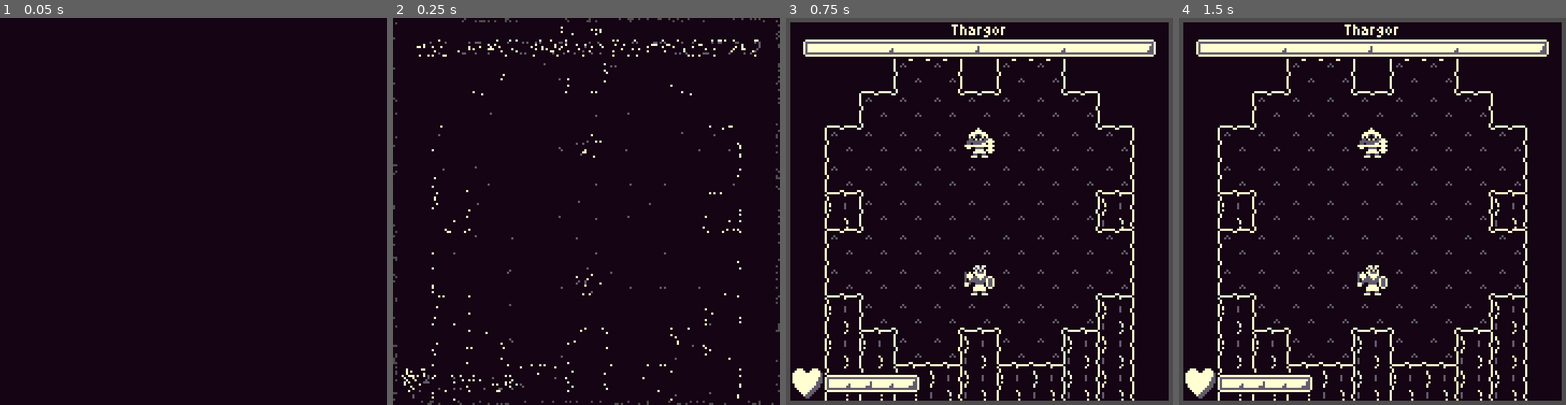
Above: before the commit, frames 1-4 (left to right).
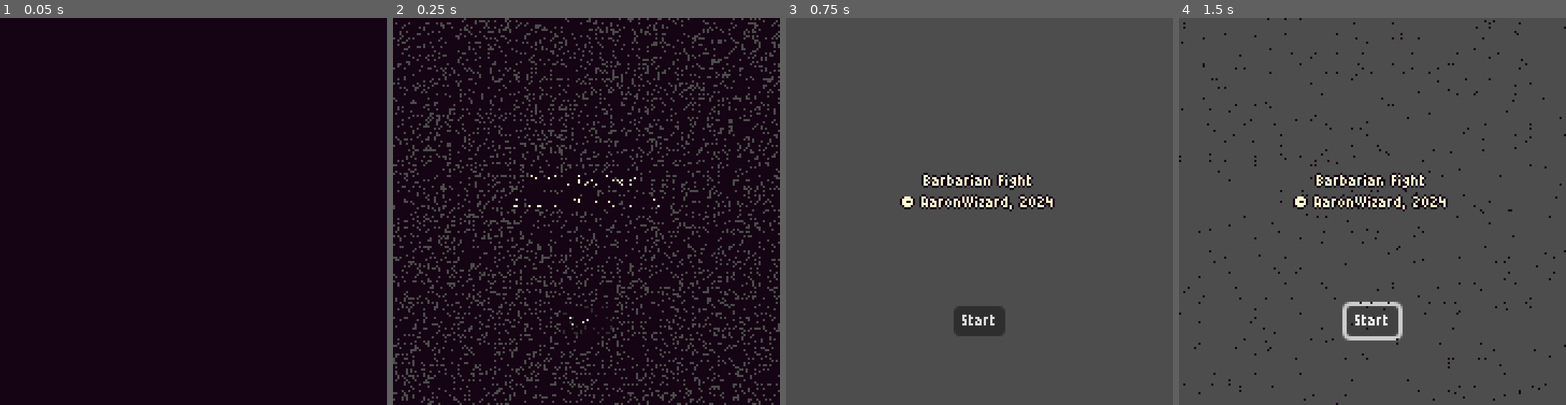
Above: after the commit, the same moments.

Repository: AaronWizard/BarbarianFight
Game: Godot game, scene res://src/main.tscn
Two runs of this game, one before a commit and one after it. Both use one fixed random seed, a clock stepped at 60 frames per second and the inputs below.
Inputs (mouse positions are in pixels of both pictures, inside the frame that each line leads up to):
- Up to frame 1 (0.05 s): no input
- Up to frame 2 (0.25 s): no input
- Up to frame 3 (0.75 s): click (979, 319) at 0.5 s, where only the run after the commit has a clickable "Start"
- Up to frame 4 (1.5 s): click (1372, 319) at 1.25 s, where only the run after the commit has a clickable "Start"

Frame 1 is identical in both runs. In frame 2, 13% of the frame differs, in the area x 1-99%, y 1-99%; in frame 3, 94%; in frame 4, 94%.

Commit message:
Main menu scene

Diff:
--- a/src/core/game/game.tscn
+++ b/src/core/scenes/game/game.tscn
@@ -1,12 +1,12 @@
 [gd_scene load_steps=10 format=3 uid="uid://cvi0bb84c7308"]
 
-[ext_resource type="Script" path="res://src/core/game/game.gd" id="1_soc31"]
+[ext_resource type="Script" path="res://src/core/scenes/game/game.gd" id="1_soc31"]
 [ext_resource type="PackedScene" uid="uid://c0c5o4j30lwif" path="res://src/data/maps/arena.tscn" id="2_4vijj"]
 [ext_resource type="PackedScene" uid="uid://doaykluv6j0vh" path="res://src/data/actors/hero.tscn" id="3_mn6pd"]
 [ext_resource type="Script" path="res://src/core/ui/game/player_camera.gd" id="4_0bcur"]
 [ext_resource type="Script" path="res://src/core/timing/turn_clock.gd" id="4_17ngi"]
 [ext_resource type="Script" path="res://src/core/ui/game/player_input.gd" id="5_uekvx"]
-[ext_resource type="Script" path="res://src/core/game/boss_tracker.gd" id="6_gmxci"]
+[ext_resource type="Script" path="res://src/core/scenes/game/boss_tracker.gd" id="6_gmxci"]
 [ext_resource type="PackedScene" uid="uid://bmtw6f2mimcy3" path="res://src/core/ui/game/game_gui.tscn" id="6_w1kkj"]
 [ext_resource type="PackedScene" uid="uid://dkntd5g7ap0xd" path="res://src/core/ui/screen_fade.tscn" id="9_gd7wy"]
 
--- /dev/null
+++ b/src/core/scenes/mainmenu/main_menu.gd
@@ -0,0 +1,16 @@
+extends Scene
+
+@export var game_scene: PackedScene
+
+@onready var _screen_fade := $ScreenFade as ScreenFade
+
+
+func _ready() -> void:
+	_screen_fade.fade_in()
+
+
+func _on_start_pressed() -> void:
+	await _screen_fade.fade_out()
+
+	var game := game_scene.instantiate() as Scene
+	switch_scene.emit(game)
--- /dev/null
+++ b/src/core/scenes/mainmenu/main_menu.tscn
@@ -0,0 +1,49 @@
+[gd_scene load_steps=4 format=3 uid="uid://bibywo5mrgewf"]
+
+[ext_resource type="Script" path="res://src/core/scenes/mainmenu/main_menu.gd" id="1_klmlv"]
+[ext_resource type="PackedScene" uid="uid://cvi0bb84c7308" path="res://src/core/scenes/game/game.tscn" id="2_8cnyl"]
+[ext_resource type="PackedScene" uid="uid://dkntd5g7ap0xd" path="res://src/core/ui/screen_fade.tscn" id="2_e2rr4"]
+
+[node name="MainMenu" type="Node"]
+script = ExtResource("1_klmlv")
+game_scene = ExtResource("2_8cnyl")
+
+[node name="MarginContainer" type="MarginContainer" parent="."]
+anchors_preset = 15
+anchor_right = 1.0
+anchor_bottom = 1.0
+grow_horizontal = 2
+grow_vertical = 2
+theme_override_constants/margin_left = 32
+theme_override_constants/margin_top = 32
+theme_override_constants/margin_right = 32
+theme_override_constants/margin_bottom = 32
+
+[node name="MainContainer" type="VBoxContainer" parent="MarginContainer"]
+layout_mode = 2
+
+[node name="TitleContainer" type="VBoxContainer" parent="MarginContainer/MainContainer"]
+layout_mode = 2
+size_flags_vertical = 3
+alignment = 1
+
+[node name="Title" type="Label" parent="MarginContainer/MainContainer/TitleContainer"]
+layout_mode = 2
+size_flags_horizontal = 4
+text = "Barbarian Fight"
+
+[node name="Copyright" type="Label" parent="MarginContainer/MainContainer/TitleContainer"]
+layout_mode = 2
+size_flags_horizontal = 4
+text = "© AaronWizard, 2024"
+
+[node name="Start" type="Button" parent="MarginContainer/MainContainer"]
+layout_mode = 2
+size_flags_horizontal = 4
+size_flags_vertical = 8
+text = "Start"
+
+[node name="ScreenFade" parent="." instance=ExtResource("2_e2rr4")]
+faded_in = true
+
+[connection signal="pressed" from="MarginContainer/MainContainer/Start" to="." method="_on_start_pressed"]
--- a/src/main.gd
+++ b/src/main.gd
@@ -14,6 +14,7 @@
 		remove_child(get_child(0))
 
 	assert(get_child_count() == 0)
-	add_child(new_scene)
+
 	@warning_ignore("return_value_discarded")
 	new_scene.switch_scene.connect(_switch_scene)
+	add_child(new_scene)
--- a/src/main.tscn
+++ b/src/main.tscn
@@ -1,8 +1,8 @@
 [gd_scene load_steps=3 format=3 uid="uid://bata1uhgqs2j0"]
 
 [ext_resource type="Script" path="res://src/main.gd" id="1_cwuap"]
-[ext_resource type="PackedScene" uid="uid://cvi0bb84c7308" path="res://src/core/game/game.tscn" id="2_liux8"]
+[ext_resource type="PackedScene" uid="uid://bibywo5mrgewf" path="res://src/core/scenes/mainmenu/main_menu.tscn" id="2_ac1ia"]
 
 [node name="Main" type="Node"]
 script = ExtResource("1_cwuap")
-initial_scene = ExtResource("2_liux8")
+initial_scene = ExtResource("2_ac1ia")
Renamed: src/core/game/boss_tracker.gd -> src/core/scenes/game/boss_tracker.gd
Renamed: src/core/game/game.gd -> src/core/scenes/game/game.gd
